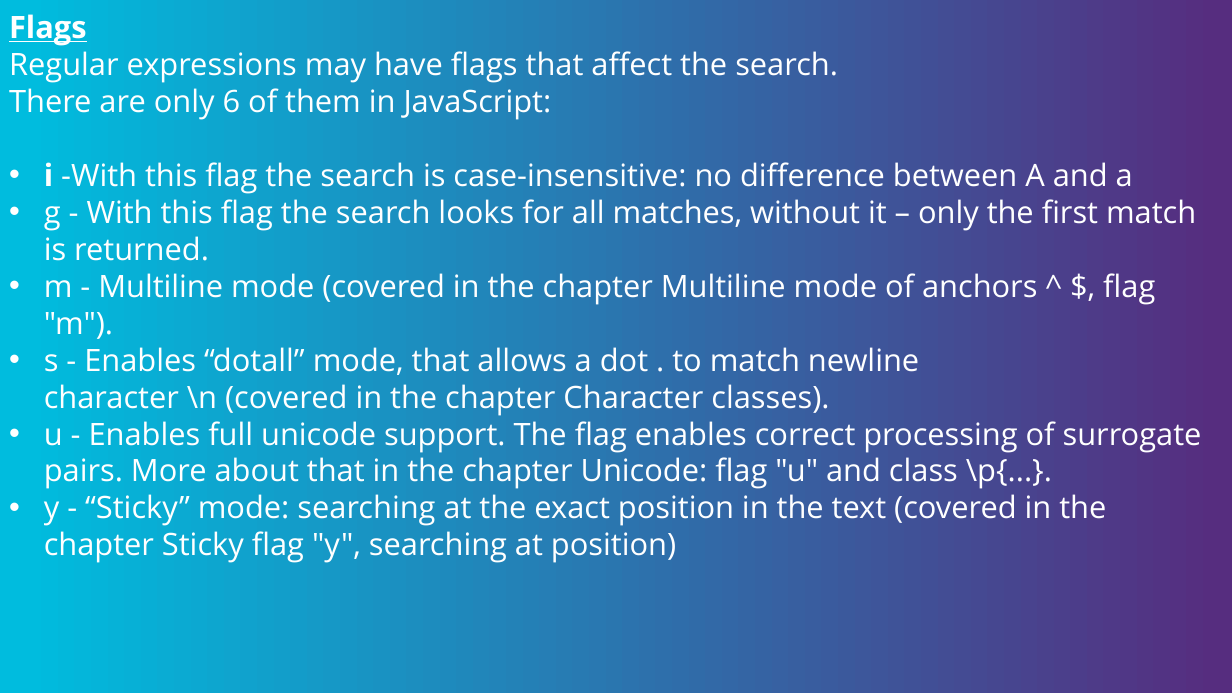
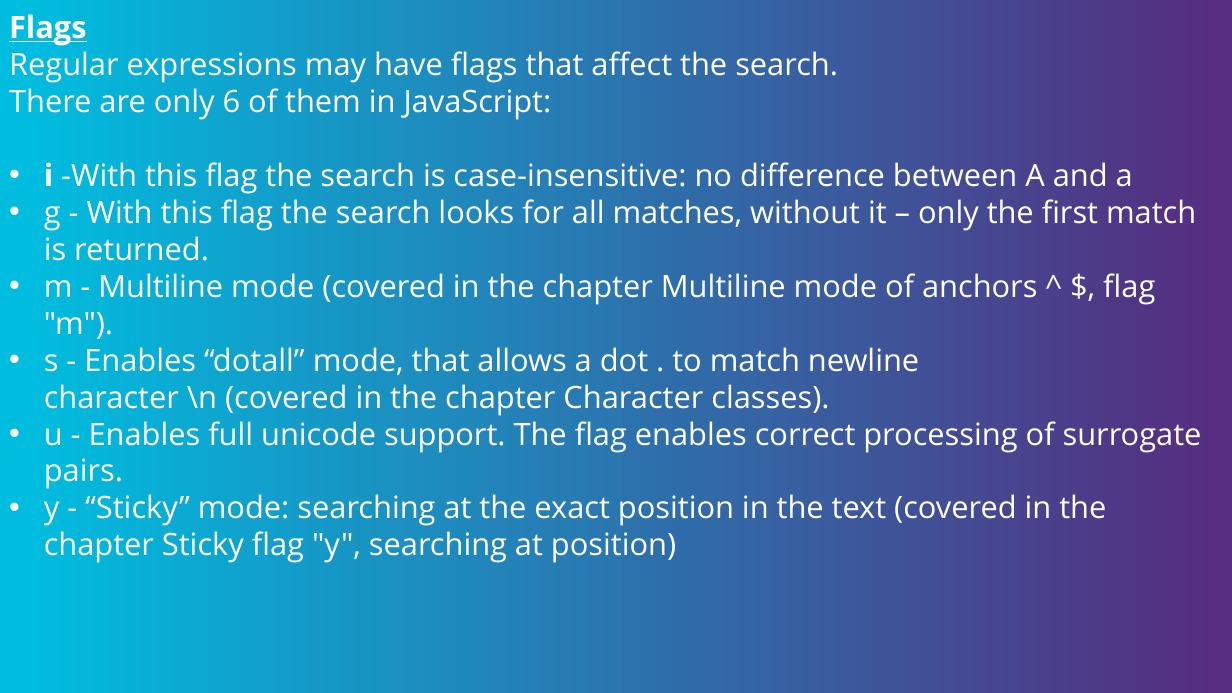
Before and after one commit to skrebetsnataliia/presentations, a slide deck: slide 4 of RegularExpressions.pptx. Drawn at 1232x693 pixels with LibreOffice and Linux fonts; fonts in the diff are those of the drawing; background and template pictures are left out. Boxes give left, top, right and bottom in pixels: in the first picture for what was removed or moved away, otherwise in the second. Text is boxed around its words. In the diff, an @@ line names an element or a change of style, - is before the commit and + after.

```diff
--- a/RegularExpressions.pptx
+++ b/RegularExpressions.pptx
@@ text at (44, 421, 1202, 489): text changed @@
-• u - Enables full unicode support. The flag enables correct processing of surrogate pairs. More about that in the chapter Unicode: flag "u" and class \p{...}.
+• u - Enables full unicode support. The flag enables correct processing of surrogate pairs.
```
Also in this commit, not shown: 5 other slides changed, 2 slides added, 4 slides removed, 1 other file.
